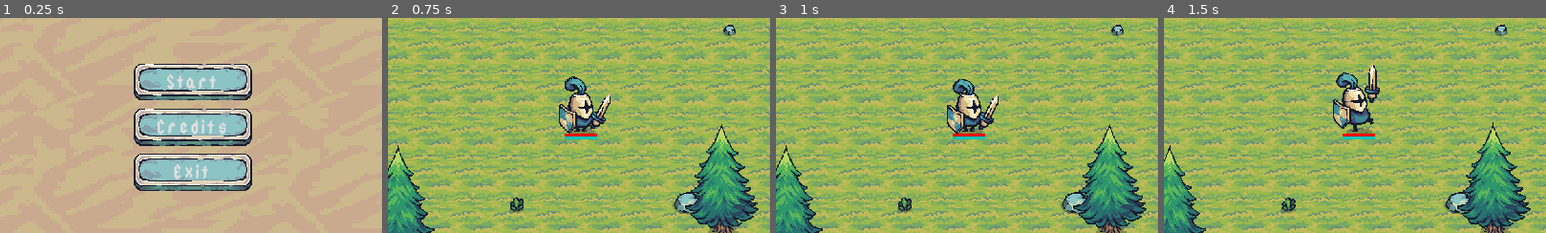
Above: before the commit, frames 1-4 (left to right).
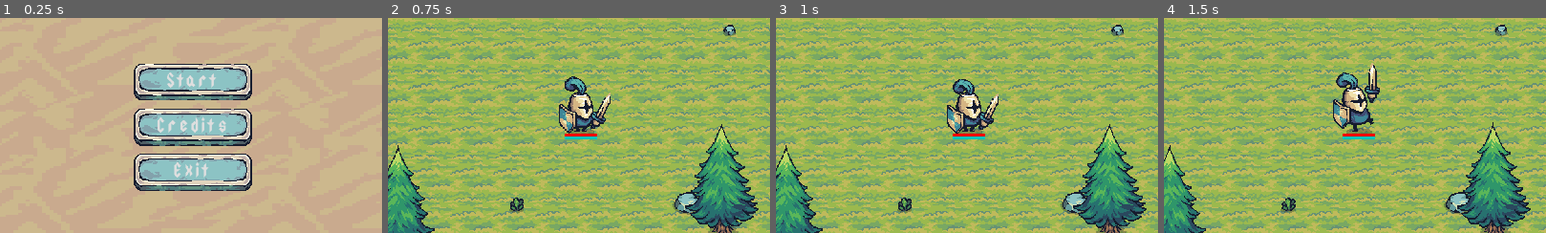
Above: after the commit, the same moments.

Repository: GracilianoOG/godot-dio-tiny-swords
Game: Godot game, scene res://ui/game_menu.tscn
Same seed, same stepped clock (60 frames per second), same inputs: the game is played once before the commit and once after it.
Inputs (mouse positions are % of the whole screen's width and height, from its top left):
- Up to frame 1 (0.25 s): no input
- Up to frame 2 (0.75 s): click "Start" at 0.5 s
- Up to frame 3 (1 s): no input
- Up to frame 4 (1.5 s): move the mouse to (72, 45) at 1.27 s; hold D (move_right) from 1.28 s (still down); click (72, 45) at 1.35 s
The pictures show only the part of the screen within x 25-75%, y 24-74%; the shares and areas given below are measured in that part.

The runs differ from the first frame. In frame 1, 0.8% of the frame differs, in the area x 41-60%, y 25-76%; in frame 2, nothing differs; in frame 3, nothing differs; in frame 4, nothing differs.

Commit message:
Increase bottom margins of buttons

Diff:
--- a/ui/default_btn_theme.tres
+++ b/ui/default_btn_theme.tres
@@ -4,15 +4,15 @@
 [ext_resource type="Texture2D" uid="uid://b7p0od8hofdfs" path="res://addons/Tiny Swords/UI/Buttons/Button_Blue_3Slides_Pressed.png" id="2_0m5ue"]
 
 [sub_resource type="StyleBoxTexture" id="StyleBoxTexture_bueq1"]
-content_margin_bottom = 15.0
+content_margin_bottom = 20.0
 texture = ExtResource("1_v66rn")
 
 [sub_resource type="StyleBoxTexture" id="StyleBoxTexture_1eaxc"]
-content_margin_bottom = 15.0
+content_margin_bottom = 20.0
 texture = ExtResource("1_v66rn")
 
 [sub_resource type="StyleBoxTexture" id="StyleBoxTexture_221sv"]
-content_margin_bottom = 6.0
+content_margin_bottom = 11.0
 texture = ExtResource("2_0m5ue")
 
 [resource]
